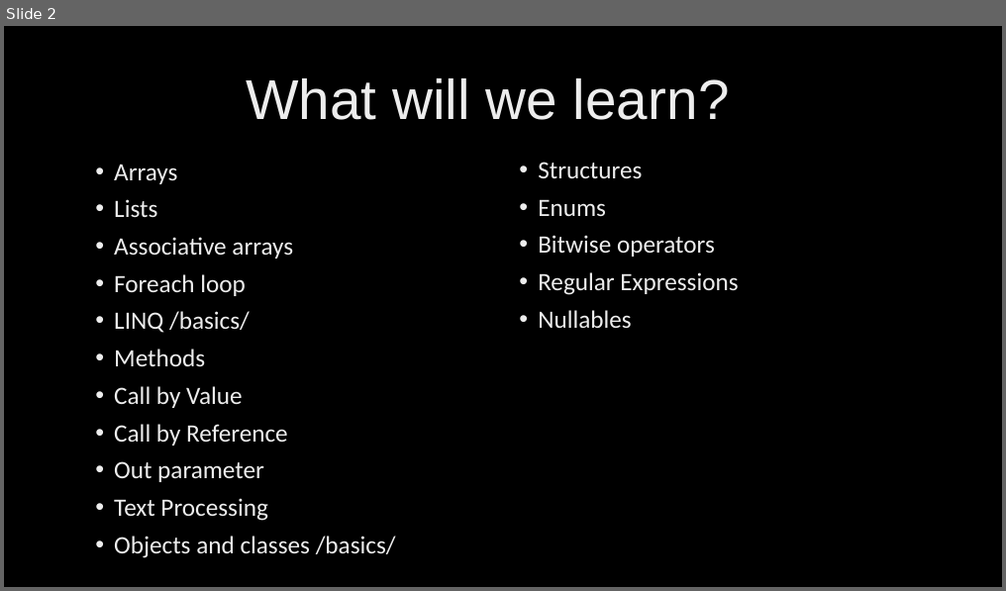
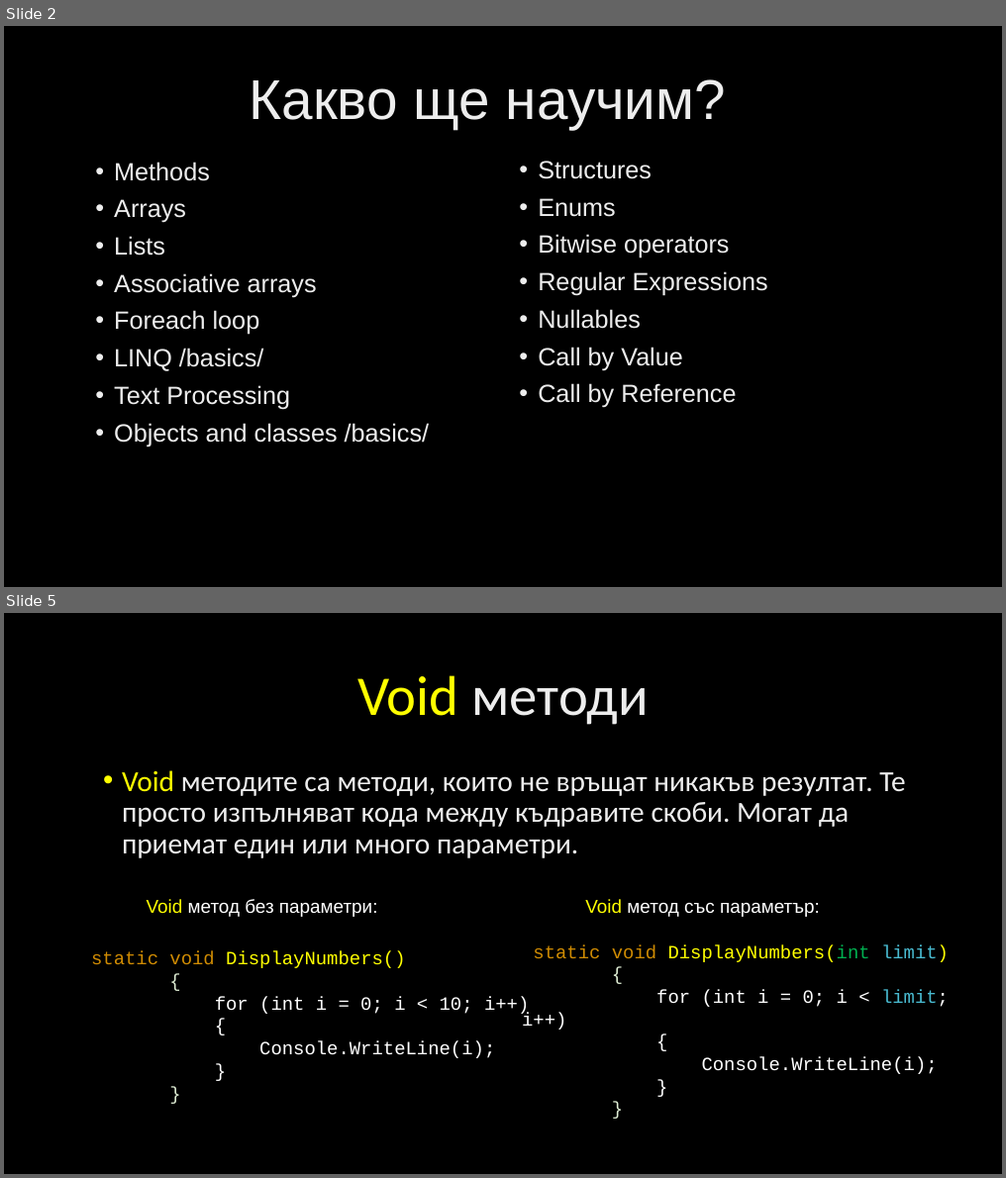
Before and after one commit to velizar92/CSharp-Programming-Presentations, a slide deck: C# Intermediate.pptx. Shown one above the other, each under a label of ours: slide 2 before the commit, slides 2 and 5 after it; the slides between them are not shown. The pictures are 1006x591 and 1006x1178 pixels, drawn with LibreOffice and Linux fonts; fonts in the diff are those of the drawing; background and template pictures are left out. Boxes give left, top, right and bottom in pixels: in the first picture for what was removed or moved away, otherwise in the second. Text is boxed around its words. In the diff, an @@ line names an element or a change of style, - is before the commit and + after.

```diff
--- a/C# Intermediate.pptx
+++ b/C# Intermediate.pptx
@@ slide 5 added at (x1=4, y1=613, x2=1002, y2=1174), background picture (left out) @@
@@ title added at (x1=357, y1=675, x2=648, y2=725), 54 pt, text gradient #BFBFBF to #EDEDED to #FFFFFF @@
+Void методи
@@ text added at (x1=122, y1=770, x2=905, y2=859), 28 pt, text gradient #BFBFBF to #EDEDED to #FFFFFF @@
+• Void методите са методи, които не връщат никакъв резултат. Те просто изпълняват кода между къдравите скоби. Могат да приемат един или много параметри.
@@ text added at (x1=147, y1=899, x2=378, y2=917), 18 pt, text #FFFFFF @@
+Void метод без параметри:
@@ text added at (x1=585, y1=899, x2=820, y2=917), 18 pt, text #FFFFFF @@
+Void метод със параметър:
@@ text added at (x1=91, y1=952, x2=529, y2=1059), 18 pt, text #FFFFFF @@
+static void DisplayNumbers()
+{
+for (int i = 0; i < 10; i++)
+{
+Console.WriteLine(i);
+}
+}
@@ text added at (x1=522, y1=945, x2=948, y2=1074), 18 pt, text #FFFFFF @@
+static void DisplayNumbers(int limit)
+{
+for (int i = 0; i < limit; i++)
+{
+Console.WriteLine(i);
+}
+}
@@ slide 2 changed as well @@
@@ title at (x1=250, y1=79, x2=726, y2=129): text changed @@
-What will we learn?
+Какво ще научим?
@@ text at (x1=114, y1=162, x2=210, y2=181): paragraph added @@
+• Methods
@@ text at (x1=538, y1=161, x2=768, y2=329): font Calibri to Arial in "Structures", "Enums", "Bitwise operators", "Regular Expressions" and 1 more places @@
@@ text at (x1=114, y1=199, x2=429, y2=447): font Calibri to Arial @@
@@ text at (x1=114, y1=349, x2=288, y2=482): paragraphs removed @@
-• Methods
-• Call by Value
-• Call by Reference
-• Out parameter
@@ text at (x1=538, y1=347, x2=736, y2=408): paragraphs added @@
+• Call by Value
+• Call by Reference
```
Also in this commit, not shown: 1 other slide changed, 7 other slides added, 2 slides removed.
